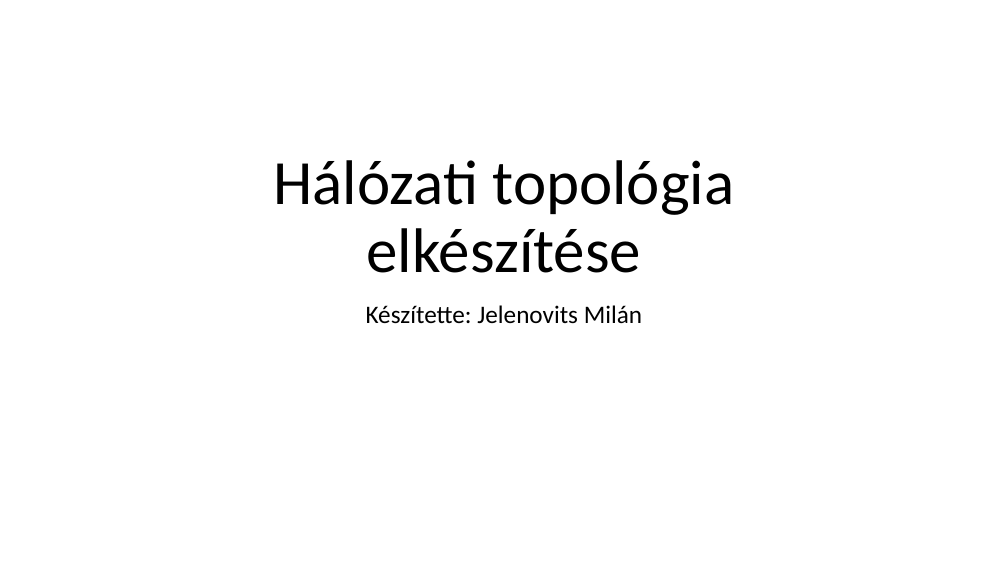
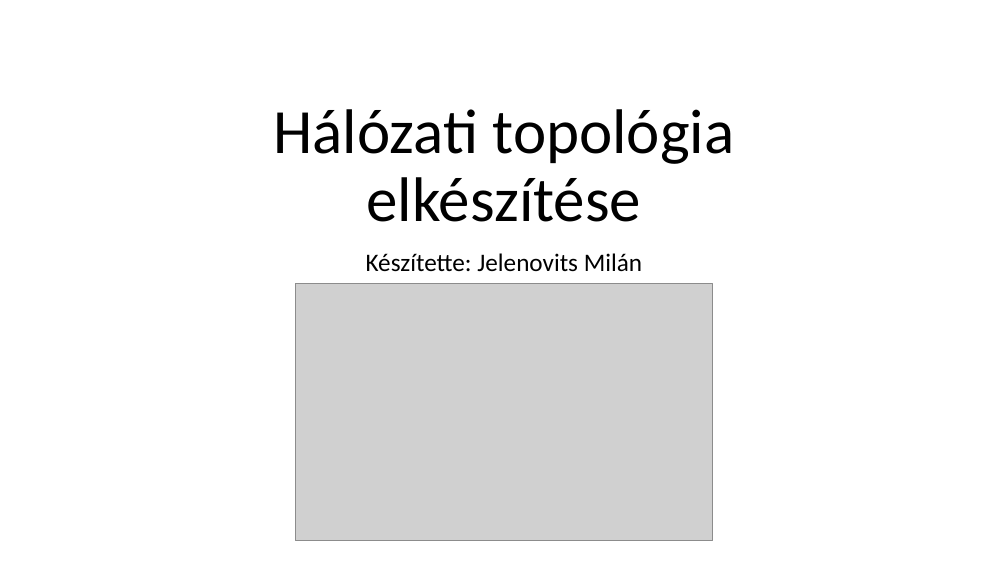
Before and after one commit to I-Izumi/School-project-network, a slide deck: slide 10 of Prezentációk/School_projects_ppt.pptx. Drawn at 1008x567 pixels with LibreOffice and Linux fonts; fonts in the diff are those of the drawing; grey boxes stand for pictures. Boxes give left, top, right and bottom in pixels: in the first picture for what was removed or moved away, otherwise in the second. Text is boxed around its words. In the diff, an @@ line names an element or a change of style, - is before the commit and + after.

```diff
--- a/Prezentációk/School_projects_ppt.pptx
+++ b/Prezentációk/School_projects_ppt.pptx
@@ title "Hálózati topológia elkészítése": place and size @@
-title "Hálózati topológia elkészítése" at [273,160,734,273]
+title "Hálózati topológia elkészítése" at [273,109,734,222]
@@ subtitle "Készítette: Jelenovits Milán": place and size @@
-subtitle "Készítette: Jelenovits Milán" at [366,305,642,324]
+subtitle "Készítette: Jelenovits Milán" at [366,253,642,272]
@@ picture added at [295,284,712,541] @@
```
Also in this commit, not shown: 2 other slides changed.
